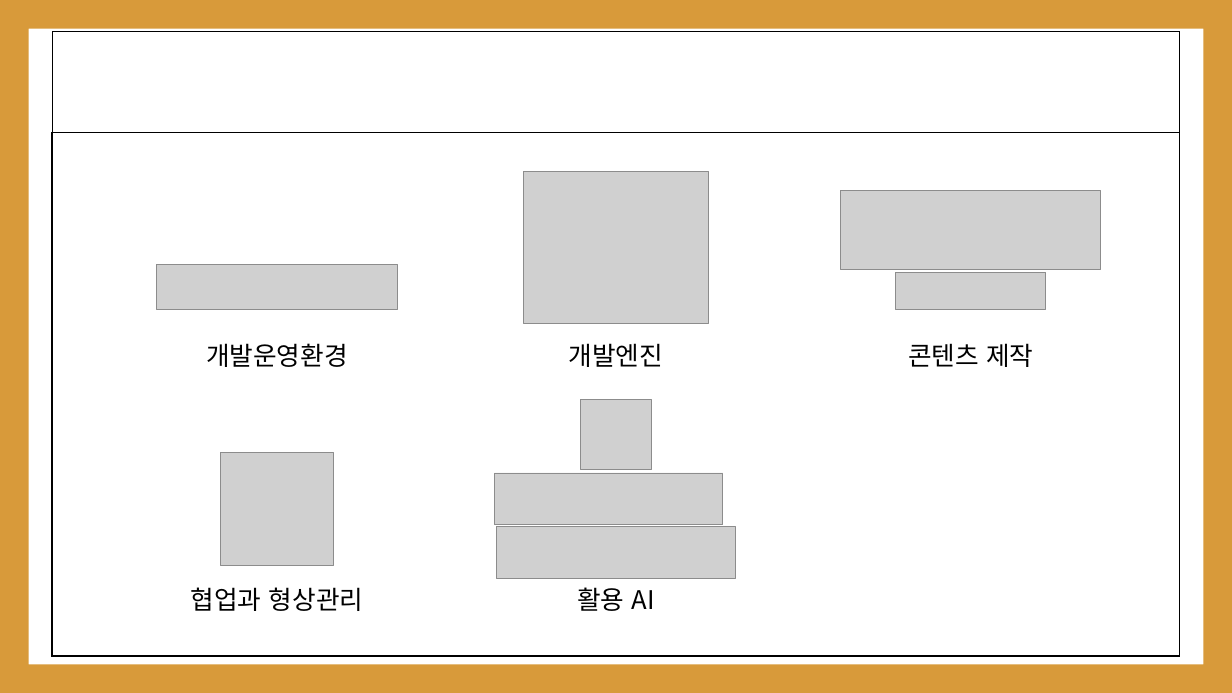
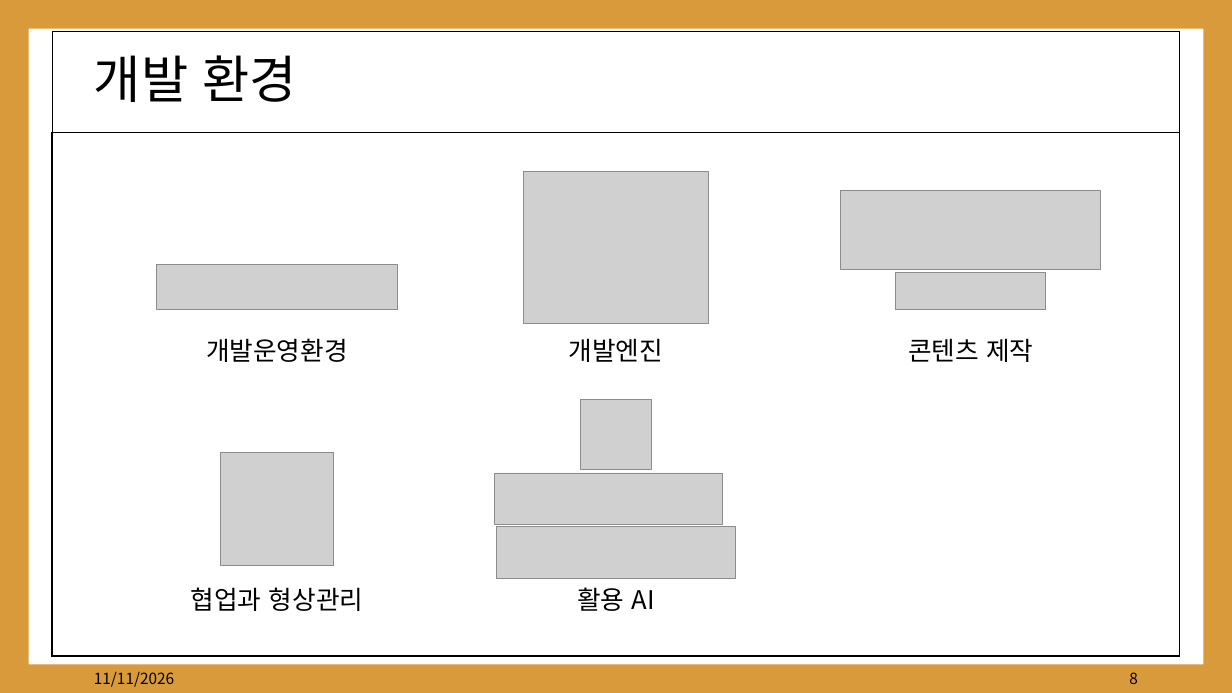
Before and after one commit to kwakyerin/2026_Graduation_Project, a slide deck: slide 8 of documents/HyunahKwon/01_works/01_designing/03_for_pt_professor/3차_배트와달트_정식제안서.pptx. Drawn at 1232x693 pixels with LibreOffice and Linux fonts; fonts in the diff are those of the drawing; grey boxes stand for pictures. Boxes give left, top, right and bottom in pixels: in the first picture for what was removed or moved away, otherwise in the second. Text is boxed around its words. In the diff, an @@ line names an element or a change of style, - is before the commit and + after.

```diff
--- a/documents/HyunahKwon/01_works/01_designing/03_for_pt_professor/3차_배트와달트_정식제안서.pptx
+++ b/documents/HyunahKwon/01_works/01_designing/03_for_pt_professor/3차_배트와달트_정식제안서.pptx
@@ title added at (94, 55, 297, 102), 40 pt, text #000000 @@
+개발 환경
@@ 3 texts: place and size @@
-3 texts at (206, 343, 1033, 367)
+3 texts at (206, 338, 1033, 362)
@@ text added at (94, 672, 174, 687), 12 pt, text #000000 @@
+11/11/2026
@@ page number added at (1129, 672, 1138, 684), 12 pt, text #000000 @@
+8
```
Also in this commit, not shown: 16 other slides changed, 3 slides added, 2 slides removed, 1 other file.
